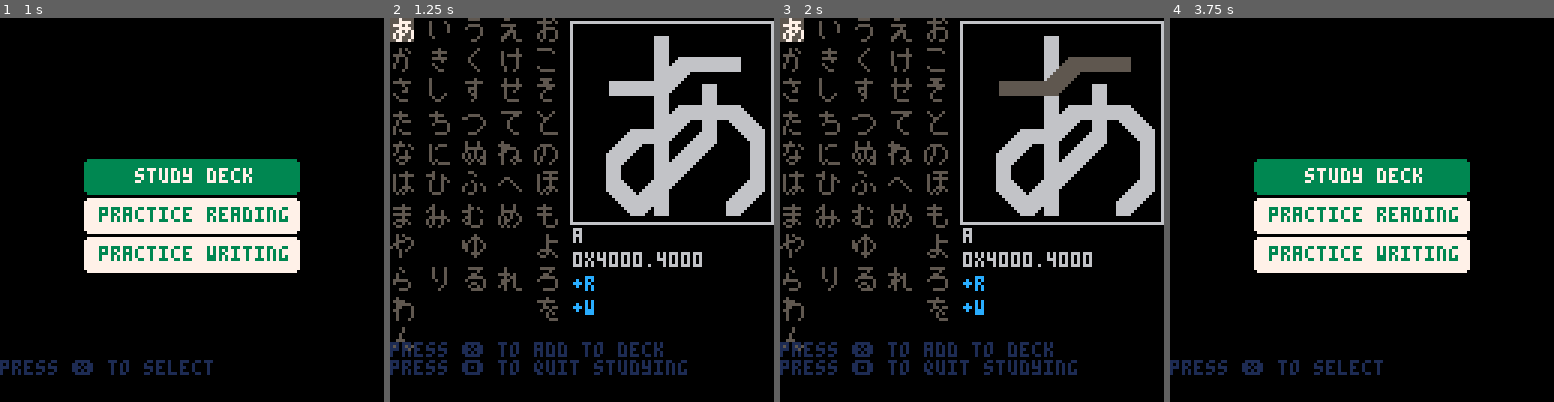
Above: before the commit, frames 1-4 (left to right).
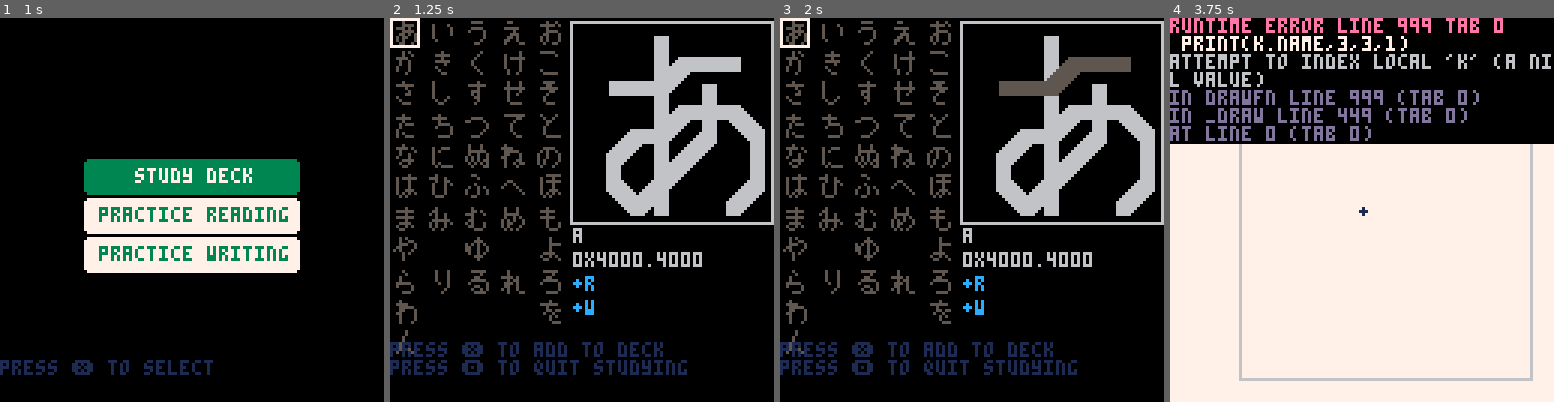
Above: after the commit, the same moments.

Repository: SestrenExsis/KanaPractice
Game: PICO-8 cartridge hiragana.p8
The game is run twice, just before and just after one commit, with the same random seed, the same clock (stepped at 60 frames per second) and the same inputs.
Inputs (mouse positions are in pixels of both pictures, inside the frame that each line leads up to):
- Up to frame 1 (1 s): tap X (X key) at 0.33 s; click (280, 121) at 0.67 s; tap O (Z key) at 0.7 s
- Up to frame 2 (1.25 s): tap X (X key) at 1.07 s; click (436, 267) at 1.22 s
- Up to frame 3 (2 s): hold Right from 1.6 s (still down); tap O (Z key) at 1.7 s; click (887, 114) at 1.77 s; tap X (X key) at 1.85 s
- Up to frame 4 (3.75 s): release Right at 2.1 s; tap O (Z key) every 0.4 s from 2.1 to 3.7 s; hold Up 2.15-2.42 s; click (1342, 259) at 2.32 s; hold Right 2.47-3.03 s; click (1404, 106) at 2.87 s; tap X (X key) at 2.97 s; hold Left 3.08-3.58 s; click (1465, 256) at 3.42 s; hold Down from 3.63 s (still down)

Frame 1 is identical in both runs. In frame 2, 7.9% of the frame differs, in the area x 0-45%, y 0-88%; in frame 3, 7.9%; in frame 4, 65%, in the area x 0-100%, y 0-100%.
Error after the commit: runtime error line 999 tab 0; print(k.name,3,3,1); attempt to index local 'k' (a nil value)

Commit message:
Highlight cards in deck

Diff:
--- a/hiragana.p8
+++ b/hiragana.p8
@@ -674,8 +674,8 @@
 	local s=1
 	_sk=nil
 	for n,k in pairs(_kanatbl) do
-		local x=(1.5*s*8)*k.col
-		local y=(1.3*s*8)*k.row
+		local x=1+(1.5*s*8)*k.col
+		local y=1+(1.3*s*8)*k.row
 		local wt=sum(k.reads)
 		local bc=0
 		local fc=5
@@ -684,13 +684,16 @@
 		if (wt>= 3) fc=10
 		if (wt>= 6) fc=11
 		if (wt>=10) fc=3
-		if k.col==cx and k.row==cy then
+		if k.read or k.write then
 			bc=fc
 			fc=7
+			rectfill(x,y,x+7,y+7,bc)
+		end
+		drawkana(k,x,y,s,fc)
+		if k.col==cx and k.row==cy then
 			_sk=k
-			rectfill(x,y,x+7,y+7,bc)
-		end
-		drawkana(k,x,y,s,fc)
+			rect(x-1,y-1,x+8,y+8,7)
+		end
 	end
 	if _sk==nil then
 		x=(1.5*s*8)*cx
@@ -854,9 +857,16 @@
 function nextwrite()
 	_brush=brush(64,64)
 	_lines=0
-	local i=flr(rnd(#_kanakey))+1
-	--local i=flr(rnd(5))+1
-	_kana=_kanatbl[_kanakey[i]]
+	local cards={}
+	for i=1,#_kanakey do
+		local key=_kanakey[i]
+		local kana=_kanatbl[key]
+		if kana.write then
+			add(cards,kana.name)
+		end
+	end
+	local idx=flr(rnd(#cards))+1
+	_kana=_kanatbl[cards[idx]]
 	_inks={{}}
 	_hint=false
 	_state="guess"
@@ -1041,8 +1051,8 @@
 000000010000000e00000e00000010000000e0000010000000e0000000100100001001000010010000e00e00007001000e0100000101000001070000010e0101
 00011110000eeee000eee0000000011000000ee000011111000eeeee000111000001110000011100000ee1000001110000e01111001011110010eeee00100011
 010007000100010001000100070000000100000001000000010000000100000000000000000000000000010000000100000007000000010000e0000000700000
-01000e0001000100010001001e1100007eee00001117000011110000111100000011110000eeee00070111110107eeee01011e11010111117e10010011e00e00
-01111e1001eeeee0011111100e1111000111110001e11100011eee00011111000e070010070100e00e0001000100010001000e00010001000010011000e00e10
+01000e0001000100010001001e1100007eee00001117000011110000111100000017110000eeee00070111110107eeee01011e11010111117e10010011e00e00
+01111e1001eeeee0011111100e1111000111110001e11100011eee00011111000e0e0010070100e00e0001000100010001000e00010001000010011000e00e10
 0110e0010e10100e011010010e100010011000100e1000100ee000e001100010e00e00011001000e0e0001000100010001000e0001000100010001010e000e01
 1010e001e010100e101010011e00001011000010e1000010710000e011000010e00e00011001000e0e0001000100010001000e0001000100010001000e000e00
 1011e011e011101e101110e10e0001100100011001000110010001e001000ee0e0e000011010000e0e0011100100111001001e100100eee0010001000e000e00
@@ -1066,7 +1076,7 @@
 0e001000010010000100e0000001110000011100000eee0000111100010e01000e01010001010e000000eee00000111000001110000e00000001000000010000
 0000100000001000000070000000100000007000000010000007000000010000000100000070001000100070007eeee000111170001111100011111000700000
 00011100000eee000001e100000010000000e000000010000000e000000010000000100000e00010001000e00000010000000e00000001000000010000e00000
-7010101010e010e01010e010000017ee0000e1110000111100100000007000000010000000e00010001000e000011000000ee000000110000001100011e10100
+7010101010e010e01010e01000007eee0000e1110000111100100000007000000010000000e00010001000e000011000000ee000000110000001100011e10100
 e10010011e00100e1100e001000010000000e000000010000010000000e000000010000000e00010001000e00011111000e1111000eeeee00011111000e01100
 e10010011e00100e1100e001000010000000e00000001000011111000e11110001eeee00000e0010000100e0010000010e0000010700000e0100000101e10100
 0e001010070010e00100e010001111000011e10000eeee00010000100e000010070000e000000010000000e000011001000110010001100e000ee00101e00100
